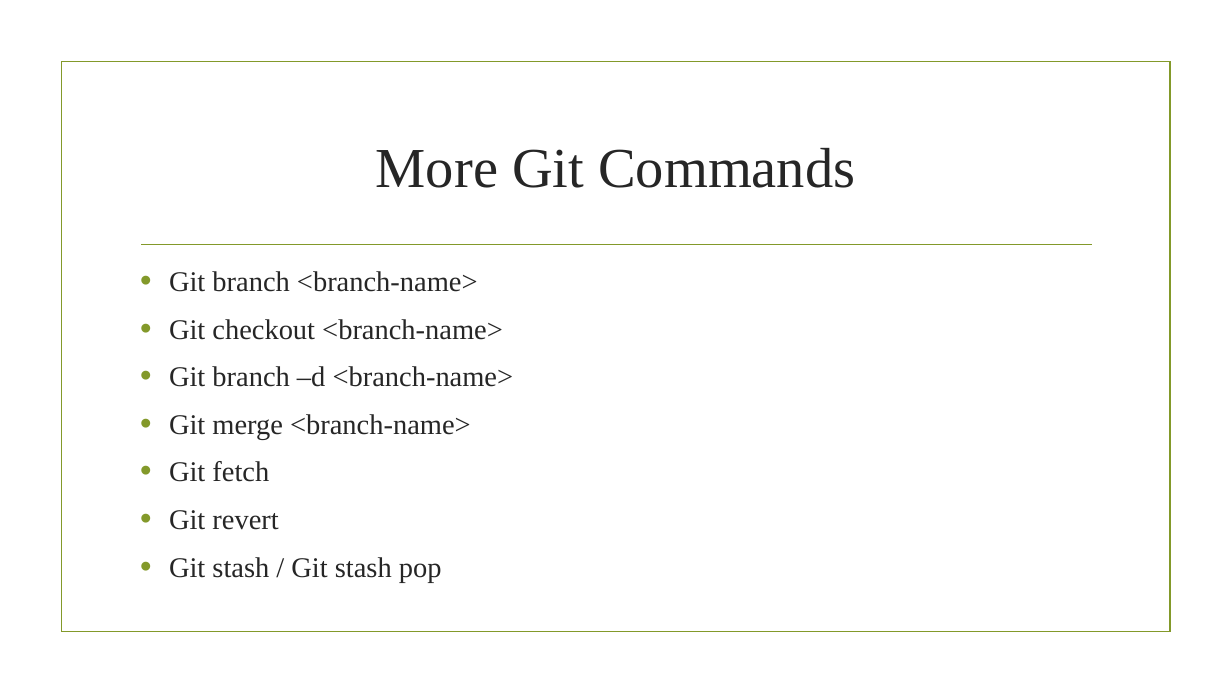
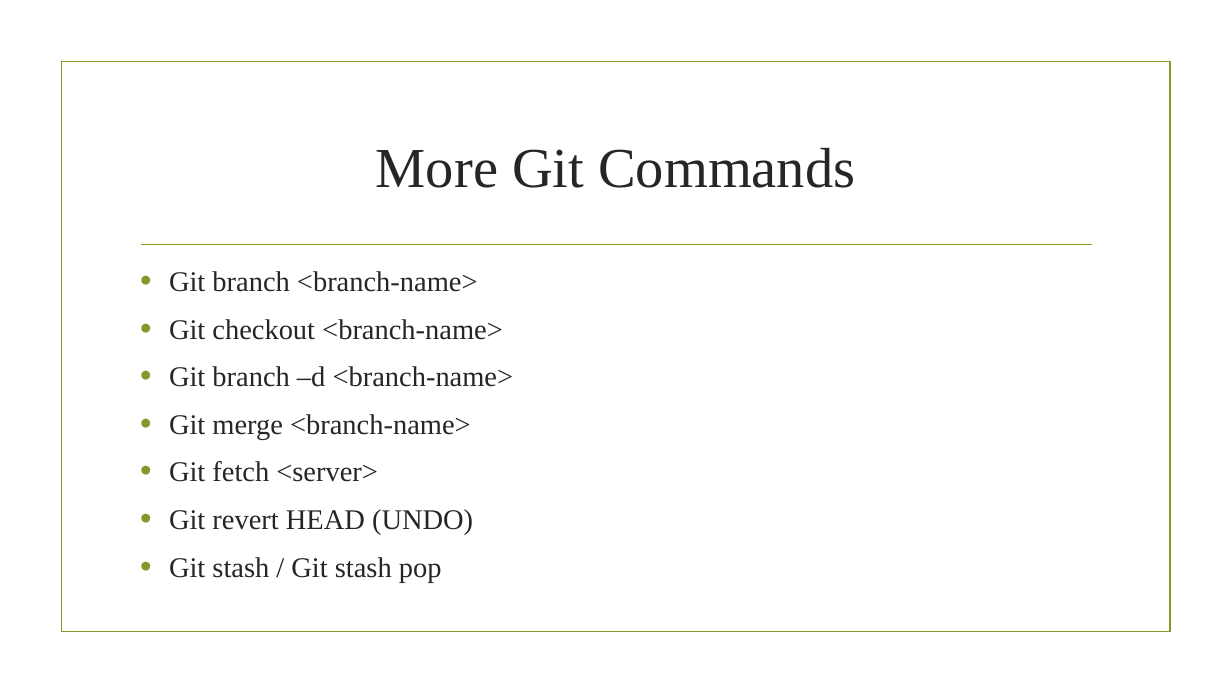
Before and after one commit to Rameshwar-Sarma/sumit, a slide deck: slide 15 of git.pptx. Drawn at 1232x693 pixels with LibreOffice and Linux fonts; fonts in the diff are those of the drawing; background and template pictures are left out. Boxes give left, top, right and bottom in pixels: in the first picture for what was removed or moved away, otherwise in the second. Text is boxed around its words. In the diff, an @@ line names an element or a change of style, - is before the commit and + after.

```diff
--- a/git.pptx
+++ b/git.pptx
@@ text at [169, 461, 473, 535]: text changed @@
-• Git fetch
-• Git revert
+• Git fetch <server>
+• Git revert HEAD (UNDO)
```
Also in this commit, not shown: 1 other slide changed.
